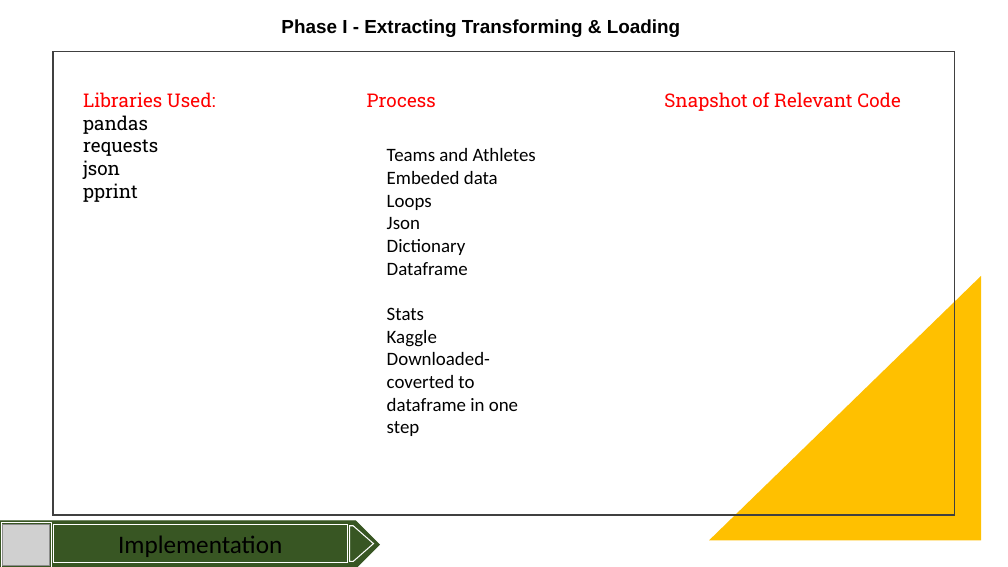
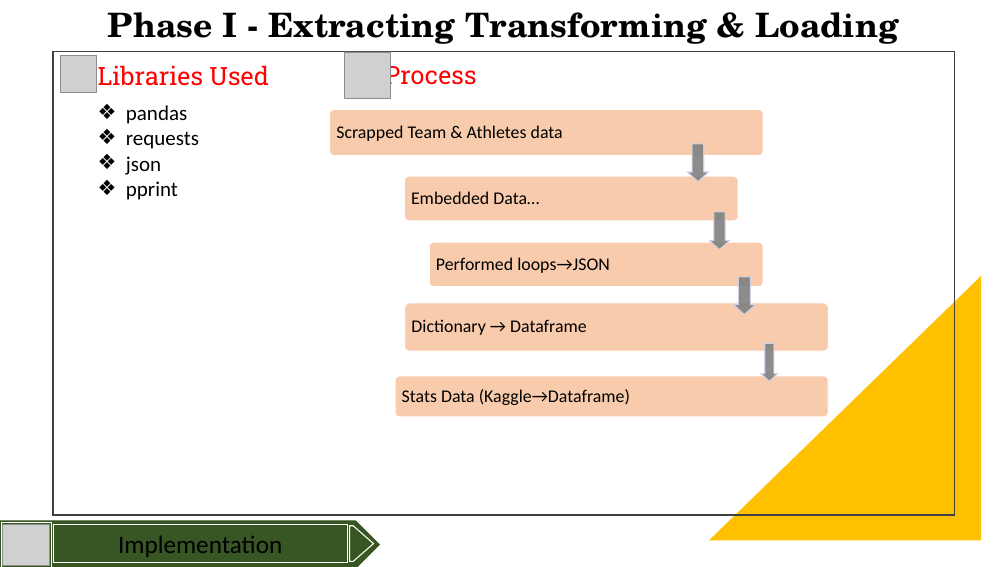
Before and after one commit to gusmendesbh/project3-group1, a slide deck: slide 6 of presentation/Slide_deck.pptx. Drawn at 1008x567 pixels with LibreOffice and Linux fonts; fonts in the diff are those of the drawing; grey boxes stand for pictures. Boxes give left, top, right and bottom in pixels: in the first picture for what was removed or moved away, otherwise in the second. Text is boxed around its words. In the diff, an @@ line names an element or a change of style, - is before the commit and + after.

Commit message:
added images, updated athletes, added slides

```diff
--- a/presentation/Slide_deck.pptx
+++ b/presentation/Slide_deck.pptx
@@ text "Phase I - Extracting Transforming ...": place and size @@
-text "Phase I - Extracting Transforming ..." at (281,19,680,38)
+text "Phase I - Extracting Transforming ..." at (108,12,899,44)
@@ text "Phase I - Extracting Transforming ..." at (108,12,899,44): size 18 to 32 pt, font Arial to TeX Gyre Schola @@
@@ picture added at (60,56,97,92) @@
@@ picture added at (344,52,390,98) @@
@@ text "Process": place and size @@
-text "Process" at (367,93,436,107)
+text "Process" at (384,61,476,90)
@@ text "Process" at (384,61,476,90): size 18 to 24 pt @@
@@ text added at (98,65,269,86), 24 pt, text #FF0000 @@
+Libraries Used
@@ text at (83,92,216,107): paragraph removed @@
-Libraries Used:
@@ text "pandas": place and size @@
-text "pandas" at (83,92,216,202)
+text "pandas" at (126,105,199,200)
@@ text "pandas" at (126,105,199,200): size 18 to 20 pt, font Roboto Slab to Calibri; bullet none to ❖ @@
@@ text removed at (664,92,901,111) @@
-Snapshot of Relevant Code
@@ text removed at (387,148,536,436) @@
-Teams and Athletes
-Embeded data
-Loops
-Json
-Dictionary
-Dataframe
-Stats
-Kaggle
-Downloaded-coverted to dataframe in one step
@@ group added at (330,110,829,417): 5 rounded rectangles, 5 texts, 4 down arrows @@
+Scrapped Team & Athletes data
+Embedded Data…
+Performed loops→JSON
+Dictionary → Dataframe
+Stats Data (Kaggle→Dataframe)
```
Also in this commit, not shown: 5 other slides changed, 1 slide added, 3 slides removed, 17 other files.
